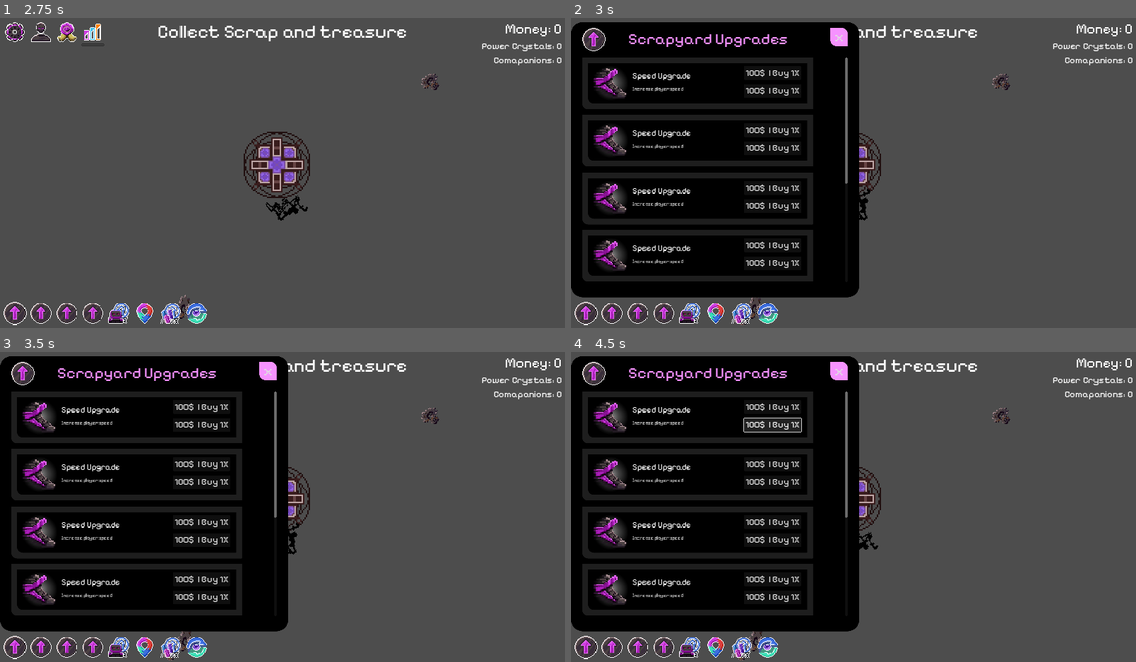
Above: before the commit, frames 1-4 (two rows, left to right).
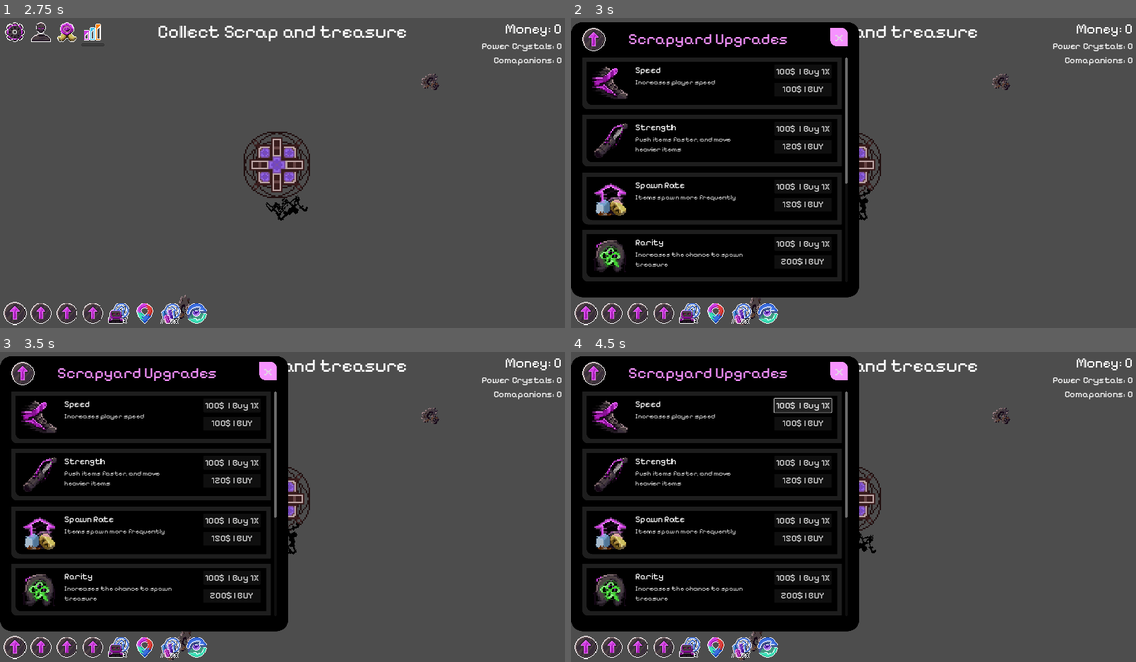
Above: after the commit, the same moments.

Repository: NathanHeaton/Robo-revolution
Game: Godot game, scene res://main.tscn
Same seed, same stepped clock (60 frames per second), same inputs: the game is played once before the commit and once after it.
Inputs (mouse positions are in pixels of both pictures, inside the frame that each line leads up to):
- Up to frame 1 (2.75 s): click (39, 33) at 0.5 s; click (67, 33) at 1.25 s; click (90, 33) at 2 s
- Up to frame 2 (3 s): click (587, 312) at 2.75 s
- Up to frame 3 (3.5 s): no input
- Up to frame 4 (4.5 s): click "100$ | Buy 1X" at 3.5 s; click "100$ | Buy 1X" at 4.25 s

Frame 1 is identical in both runs. In frame 2, 7.1% of the frame differs, in the area x 2-48%, y 12-85%; in frame 3, 7.1%; in frame 4, 7.7%, in the area x 2-55%, y 12-85%.

Commit message:
fixed bugs with upgrade and spacing issues texture and text is now generated based on upgrade data

Diff:
--- a/robo-revolution/hud.gd
+++ b/robo-revolution/hud.gd
@@ -49,9 +49,13 @@
 
 
 func generate_scrapyard_upgrades() -> void:
-	for upgrade in UpgradeData.upgrades.get("Scrapyard"):
+	var Scrapyard_Upgrades: Dictionary = UpgradeData.upgrades["Scrapyard"].duplicate() # might need to change if alter dict values
+	print(Scrapyard_Upgrades)
+	for upgrade in Scrapyard_Upgrades:
 		print(upgrade)
 		var card = upgrade_card_scene.instantiate()
 		$Scrapyard_upgrade_panel/Scrapyard_container/Scrapyard_content/ScrollContainer/Upgrades.add_child(card)
-
-	print($Scrapyard_upgrade_panel/Scrapyard_container/Scrapyard_content/ScrollContainer/Upgrades.get_children())
+		card.change_title(Scrapyard_Upgrades[upgrade].get("name"))
+		card.change_Description(Scrapyard_Upgrades[upgrade].get("description"))
+		card.change_sprite(Scrapyard_Upgrades[upgrade].get("sprite_position"))
+		card.change_cost(Scrapyard_Upgrades[upgrade].get("base_cost"))
--- a/robo-revolution/upgrade_card.gd
+++ b/robo-revolution/upgrade_card.gd
@@ -1,11 +1,30 @@
 extends Panel
 
+var FRAME_SIZE = 32
 
 # Called when the node enters the scene tree for the first time.
 func _ready() -> void:
-	pass # Replace with function body.
+	pass
 
 
 # Called every frame. 'delta' is the elapsed time since the previous frame.
 func _process(delta: float) -> void:
 	pass
+
+
+func change_title(text) -> void:
+	$Panel/MarginContainer/Upgarde_Content_Panel/MarginContainer/Upgarde_Content/VBoxContainer/Title.text = str(text)
+
+func change_Description(text) -> void:
+	$Panel/MarginContainer/Upgarde_Content_Panel/MarginContainer/Upgarde_Content/VBoxContainer/Description.text = str(text)
+
+
+func change_sprite(pos):
+	var icon_rect = Rect2(Vector2(pos.x *FRAME_SIZE,pos.y *FRAME_SIZE),Vector2(FRAME_SIZE,FRAME_SIZE))
+	var atlas_texture = AtlasTexture.new() # makes new atlas texture
+	atlas_texture.atlas = load("res://assets/Basic Items.png") # loads upgrades
+	atlas_texture.set_region(icon_rect) # sets rext for icons
+	$Panel/MarginContainer/Upgarde_Content_Panel/MarginContainer/Upgarde_Content/Upgrade_Icons.texture = atlas_texture
+
+func change_cost(cost):
+	$"Panel/MarginContainer/Upgarde_Content_Panel/MarginContainer/buy_section/1X".text = str(cost) + "$ | BUY"
--- a/robo-revolution/upgrade_card.tscn
+++ b/robo-revolution/upgrade_card.tscn
@@ -25,13 +25,13 @@
 anchors_preset = -1
 anchor_right = 0.408
 anchor_bottom = 0.183
-offset_right = 0.319946
+offset_right = 100.32
 offset_bottom = -17.64
 theme_override_styles/panel = SubResource("StyleBoxFlat_tvyci")
 script = ExtResource("1_2ltps")
 
 [node name="Panel" type="Panel" parent="."]
-custom_minimum_size = Vector2(800, 180)
+custom_minimum_size = Vector2(900, 180)
 layout_mode = 0
 offset_right = 40.0
 offset_bottom = 40.0
@@ -44,16 +44,16 @@
 anchor_bottom = 1.0
 grow_horizontal = 2
 grow_vertical = 2
-theme_override_constants/margin_left = 20
-theme_override_constants/margin_top = 20
-theme_override_constants/margin_right = 20
-theme_override_constants/margin_bottom = 20
+theme_override_constants/margin_left = 15
+theme_override_constants/margin_top = 15
+theme_override_constants/margin_right = 15
+theme_override_constants/margin_bottom = 15
 
-[node name="Speed_Upgarde_Content_Panel" type="Panel" parent="Panel/MarginContainer"]
+[node name="Upgarde_Content_Panel" type="Panel" parent="Panel/MarginContainer"]
 layout_mode = 2
 theme_override_styles/panel = SubResource("StyleBoxFlat_7njfd")
 
-[node name="MarginContainer" type="MarginContainer" parent="Panel/MarginContainer/Speed_Upgarde_Content_Panel"]
+[node name="MarginContainer" type="MarginContainer" parent="Panel/MarginContainer/Upgarde_Content_Panel"]
 layout_mode = 1
 anchors_preset = 15
 anchor_right = 1.0
@@ -65,18 +65,20 @@
 theme_override_constants/margin_right = 20
 theme_override_constants/margin_bottom = 10
 
-[node name="Speed_Upgarde_Content" type="HBoxContainer" parent="Panel/MarginContainer/Speed_Upgarde_Content_Panel/MarginContainer"]
+[node name="Upgarde_Content" type="HBoxContainer" parent="Panel/MarginContainer/Upgarde_Content_Panel/MarginContainer"]
 layout_mode = 2
-theme_override_constants/separation = 15
+theme_override_constants/separation = 20
 
-[node name="Speed_Upgrade_Icon" type="TextureRect" parent="Panel/MarginContainer/Speed_Upgarde_Content_Panel/MarginContainer/Speed_Upgarde_Content"]
+[node name="Upgrade_Icons" type="TextureRect" parent="Panel/MarginContainer/Upgarde_Content_Panel/MarginContainer/Upgarde_Content"]
 z_as_relative = false
 layout_mode = 2
 size_flags_horizontal = 0
 texture = SubResource("AtlasTexture_8ydby")
 expand_mode = 3
+stretch_mode = 4
 
-[node name="Background_Glow" type="TextureRect" parent="Panel/MarginContainer/Speed_Upgarde_Content_Panel/MarginContainer/Speed_Upgarde_Content/Speed_Upgrade_Icon"]
+[node name="Background_Glow" type="TextureRect" parent="Panel/MarginContainer/Upgarde_Content_Panel/MarginContainer/Upgarde_Content/Upgrade_Icons"]
+visible = false
 modulate = Color(1, 1, 1, 0.72549)
 show_behind_parent = true
 z_as_relative = false
@@ -89,37 +91,37 @@
 texture = ExtResource("2_e7vse")
 expand_mode = 1
 
-[node name="VBoxContainer" type="VBoxContainer" parent="Panel/MarginContainer/Speed_Upgarde_Content_Panel/MarginContainer/Speed_Upgarde_Content"]
+[node name="VBoxContainer" type="VBoxContainer" parent="Panel/MarginContainer/Upgarde_Content_Panel/MarginContainer/Upgarde_Content"]
+custom_minimum_size = Vector2(350, 0)
 layout_mode = 2
-theme_override_constants/separation = 15
+theme_override_constants/separation = 5
 
-[node name="seperator" type="Control" parent="Panel/MarginContainer/Speed_Upgarde_Content_Panel/MarginContainer/Speed_Upgarde_Content/VBoxContainer"]
-layout_mode = 2
-
-[node name="Speed_Title" type="Label" parent="Panel/MarginContainer/Speed_Upgarde_Content_Panel/MarginContainer/Speed_Upgarde_Content/VBoxContainer"]
+[node name="Title" type="Label" parent="Panel/MarginContainer/Upgarde_Content_Panel/MarginContainer/Upgarde_Content/VBoxContainer"]
 layout_mode = 2
 theme_override_fonts/font = ExtResource("3_au76j")
-theme_override_font_sizes/font_size = 28
-text = "Speed Upgrade"
+theme_override_font_sizes/font_size = 30
+text = "place holder"
 
-[node name="Speed_Description" type="Label" parent="Panel/MarginContainer/Speed_Upgarde_Content_Panel/MarginContainer/Speed_Upgarde_Content/VBoxContainer"]
+[node name="Description" type="Label" parent="Panel/MarginContainer/Upgarde_Content_Panel/MarginContainer/Upgarde_Content/VBoxContainer"]
+custom_minimum_size = Vector2(400, 0)
 layout_mode = 2
 theme_override_colors/font_color = Color(0.85098, 0.85098, 0.85098, 1)
-text = "Increase player speed
-"
+theme_override_font_sizes/font_size = 24
+text = "placeholder"
+autowrap_mode = 3
 
-[node name="VBoxContainer2" type="VBoxContainer" parent="Panel/MarginContainer/Speed_Upgarde_Content_Panel/MarginContainer"]
+[node name="buy_section" type="VBoxContainer" parent="Panel/MarginContainer/Upgarde_Content_Panel/MarginContainer"]
 layout_mode = 2
 size_flags_horizontal = 8
 theme_override_constants/separation = 15
 
-[node name="Button" type="Button" parent="Panel/MarginContainer/Speed_Upgarde_Content_Panel/MarginContainer/VBoxContainer2"]
+[node name="Max" type="Button" parent="Panel/MarginContainer/Upgarde_Content_Panel/MarginContainer/buy_section"]
 layout_mode = 2
 theme_override_fonts/font = ExtResource("3_au76j")
 theme_override_font_sizes/font_size = 32
 text = "100$  | Buy 1X"
 
-[node name="Button2" type="Button" parent="Panel/MarginContainer/Speed_Upgarde_Content_Panel/MarginContainer/VBoxContainer2"]
+[node name="1X" type="Button" parent="Panel/MarginContainer/Upgarde_Content_Panel/MarginContainer/buy_section"]
 layout_mode = 2
 theme_override_font_sizes/font_size = 32
 text = "100$  | Buy 1X"
--- a/robo-revolution/upgrade_data.gd
+++ b/robo-revolution/upgrade_data.gd
@@ -14,7 +14,7 @@
 			"first_upgarde": false, #if there is a buy bonus for first upgrade
 			"first_description":"",  #if there is a buy bonus for first upgrade
 			"description": "Increases player speed",
-			"sprite_description": Vector2(0,0),
+			"sprite_position": Vector2(0,0),
 		},
 		"Strength": {
 			"name": "Strength",
